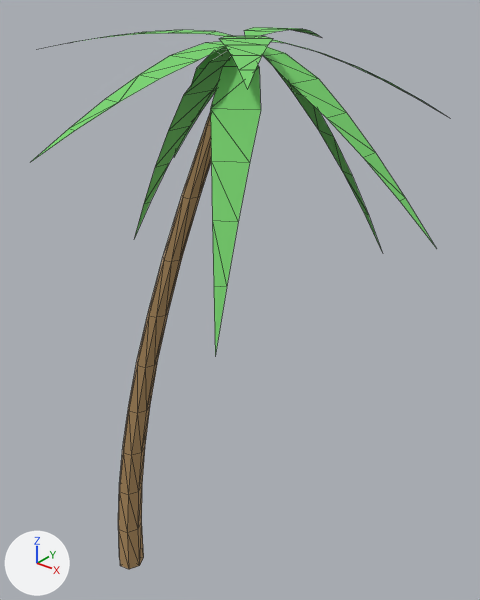
The Blender file assets/environment/PalmTree2/PalmTree2.blend as it was, and as the next commit left it.
Camera for both pictures: a 50 mm camera at (7.11, -5.7, 9.57) aimed at (2.13, 0.52, 5.71). Every picture has the same lights, and +X, +Y and +Z are marked at lower left. The picture after the commit comes second. Mesh edges are drawn as thin lines.

The older version as bpy lines, for what is in view:
```python
me_trunkmesh_001 = bpy.data.meshes.new('TrunkMesh.001')
me_trunkmesh_001.from_pydata(...)  # 78 vertices, 147 faces; spans x -1.46..1.46, y -0.22..0.22, z 0.0..9.0
me_trunkmesh_001.materials.append(mat_trunkmat_003)  # orange #b39061
me_trunkmesh_003 = bpy.data.meshes.new('TrunkMesh.003')
me_trunkmesh_003.from_pydata(...)  # 120 vertices, 100 faces; spans x -2.2..2.2, y -2.32..2.32, z 0.0..2.68
me_trunkmesh_003.materials.append(mat_leafmat)  # green #76d36c
ob_palmtree2_leafmat = bpy.data.objects.new('PalmTree2_LeafMat', me_trunkmesh_003)
ob_palmtree2_leafmat.parent = ob_grotto_palmtree2
ob_palmtree2_leafmat.location = (2.7, -0.0288, 6.378)
ob_palmtree2_trunkmat_003 = bpy.data.objects.new('PalmTree2_TrunkMat.003', me_trunkmesh_001)
ob_palmtree2_trunkmat_003.parent = ob_grotto_palmtree2
ob_palmtree2_trunkmat_003.location = (1.249, 0.0, 0.0)
```
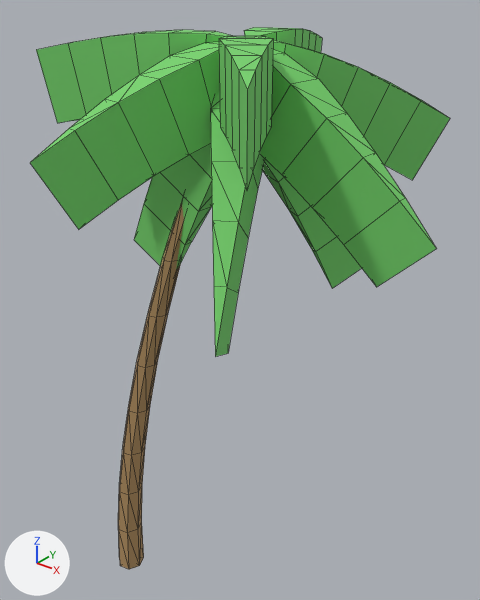
Where the newer file only moved an object's origin or applied its transform, the numbers keep the older frame.

Pixel boxes [x1, y1, x2, y2] of what changed, in the pictures (480 x 600 px):
'PalmTree2_LeafMat', reshaped: before [31, 27, 446, 356]; after [30, 27, 450, 357]
part 1 of me_trunkmesh_003, built on: before [208, 31, 284, 67]; after [30, 29, 450, 357]

Diff of the bpy script that builds the scene:
```diff
--- a/assets/environment/PalmTree2/PalmTree2.blend.py
+++ b/assets/environment/PalmTree2/PalmTree2.blend.py
@@ me_trunkmesh_003 @@
 # used by ob_palmtree2_leafmat; parent = ob_grotto_palmtree2; location = (2.7, -0.0288, 6.378)
-me_trunkmesh_003.from_pydata(...)  # 120 vertices, 100 faces; spans x -2.2..2.2, y -2.32..2.32, z 0.0..2.68
+me_trunkmesh_003.from_pydata(...)  # 231 vertices, 320 faces; spans x -2.2..2.2, y -2.32..2.32, z -0.37..2.68
+# me_trunkmesh_003 part 1
+# 9 vertices are removed from x -0.08, y 0.03, z 2.62
+# 9 faces are deleted
+# 120 vertices are added at x -2.07..1.63, y -1.95..2.18, z -0.37..1.96
+# 229 new faces join them
 me_trunkmesh_003.materials.append(mat_leafmat)
```
